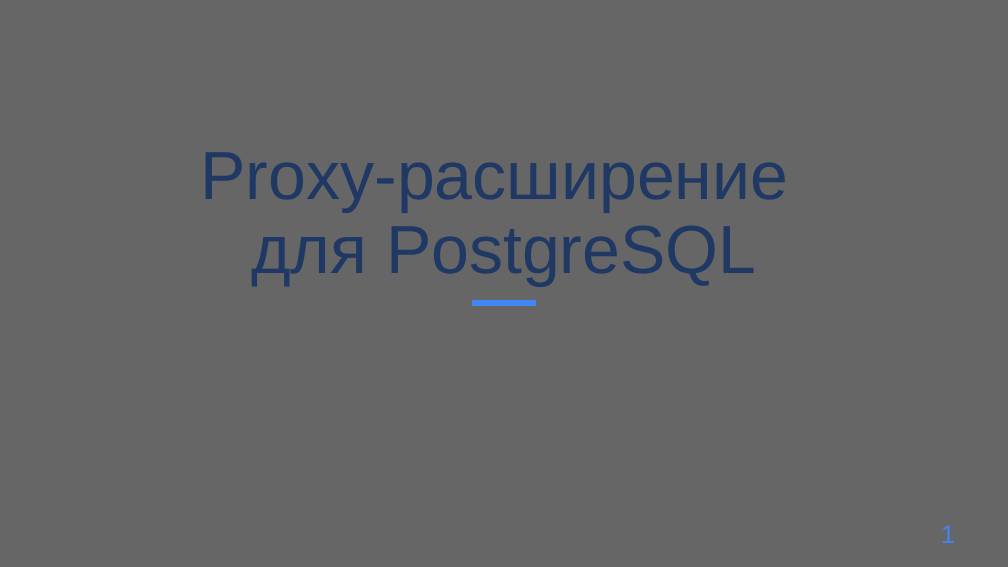
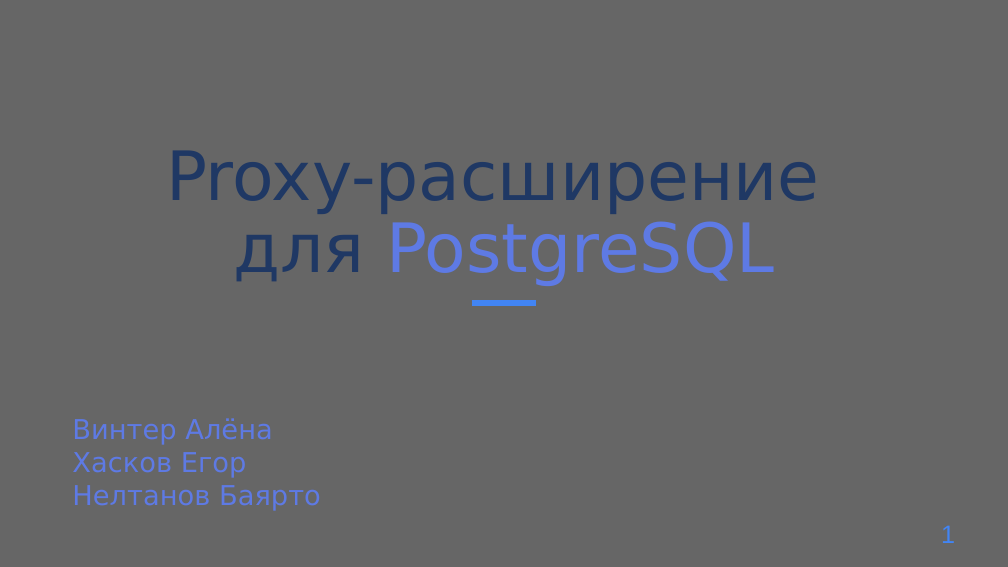
Before and after one commit to DLaaren/PGLab-postgresql-proxy-extension, a slide deck: slide 1 of proxy.pptx. Drawn at 1008x567 pixels with LibreOffice and Linux fonts; fonts in the diff are those of the drawing; background and template pictures are left out. Boxes give left, top, right and bottom in pixels: in the first picture for what was removed or moved away, otherwise in the second. Text is boxed around its words. In the diff, an @@ line names an element or a change of style, - is before the commit and + after.

Commit message:
final

```diff
--- a/proxy.pptx
+++ b/proxy.pptx
@@ title "Proxy-расширение для PostgreSQL" at box(166, 150, 820, 286): font Arial to DejaVu Sans; text colour #1F3864 to #5E7AE4 in "PostgreSQL"; line spacing 0.9 to 0.88 @@
@@ text added at box(72, 418, 321, 511), 26 pt, text #5E7AE4 @@
+Винтер Алёна
+Хасков Егор
+Нелтанов Баярто
```
Also in this commit, not shown: 1 other slide changed, 15 slides added, 8 slides removed.
